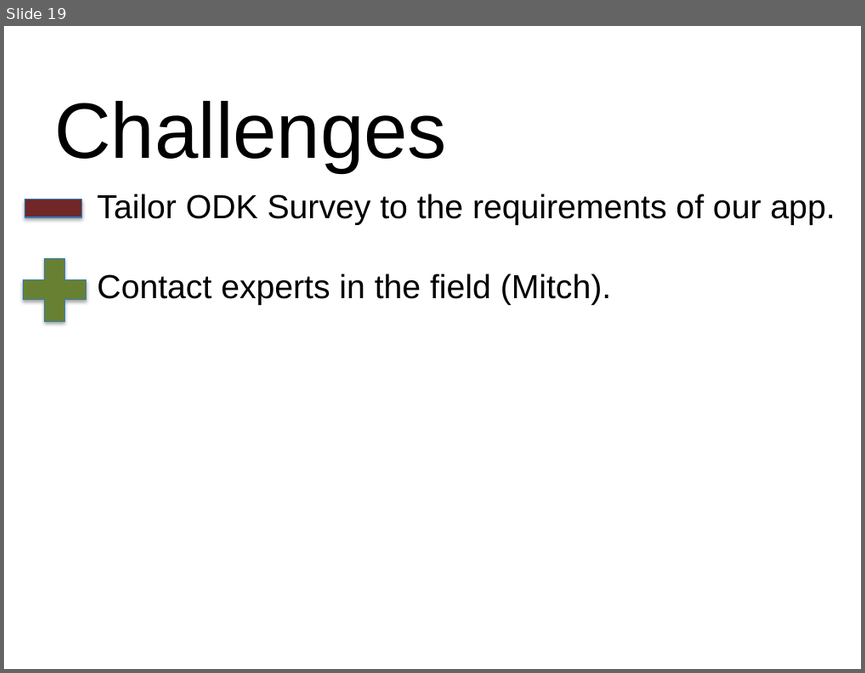
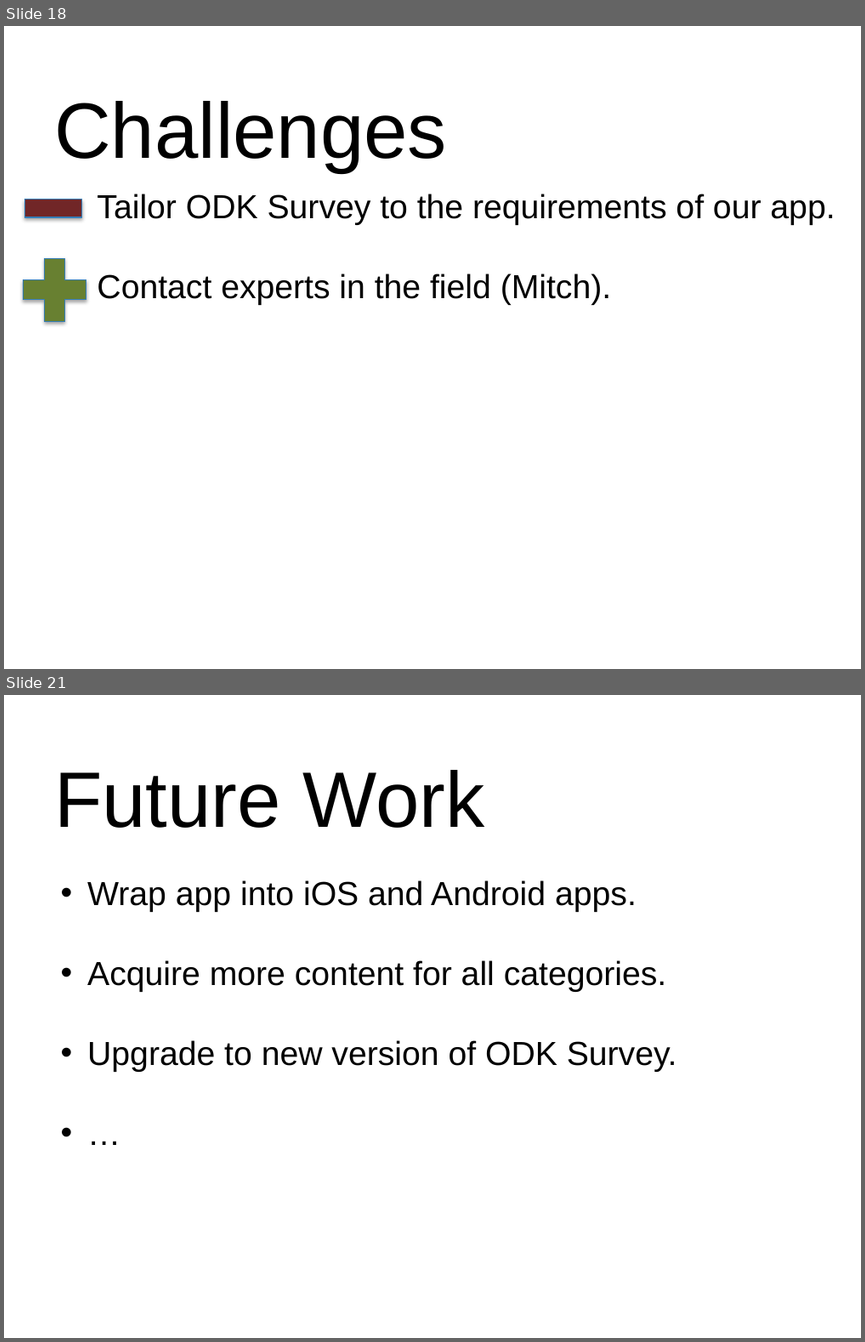
Before and after one commit to xiaoj/481web, a slide deck: presentation/Final Presentation.pptx. Shown one above the other, each under a label of ours: slide 19 before the commit, slides 18 and 21 after it; the slides between them are not shown. The pictures are 865x673 and 865x1342 pixels, drawn with LibreOffice and Linux fonts; fonts in the diff are those of the drawing; background and template pictures are left out. Boxes give left, top, right and bottom in pixels: in the first picture for what was removed or moved away, otherwise in the second. Text is boxed around its words. In the diff, an @@ line names an element or a change of style, - is before the commit and + after.

```diff
--- a/presentation/Final Presentation.pptx
+++ b/presentation/Final Presentation.pptx
@@ slide 21 added at (x1=4, y1=695, x2=861, y2=1338), background picture (left out) @@
@@ title added at (x1=54, y1=770, x2=484, y2=828), 66 pt, text #000000 @@
+Future Work
@@ text added at (x1=87, y1=880, x2=677, y2=1072), 28 pt, text #000000 @@
+• Wrap app into iOS and Android apps.
+• Acquire more content for all categories.
+• Upgrade to new version of ODK Survey.
+• …
@@ what was slide 19 is now slide 18 @@
```
Also in this commit, not shown: 1 slide changed, 2 other slides added, 3 slides removed.
